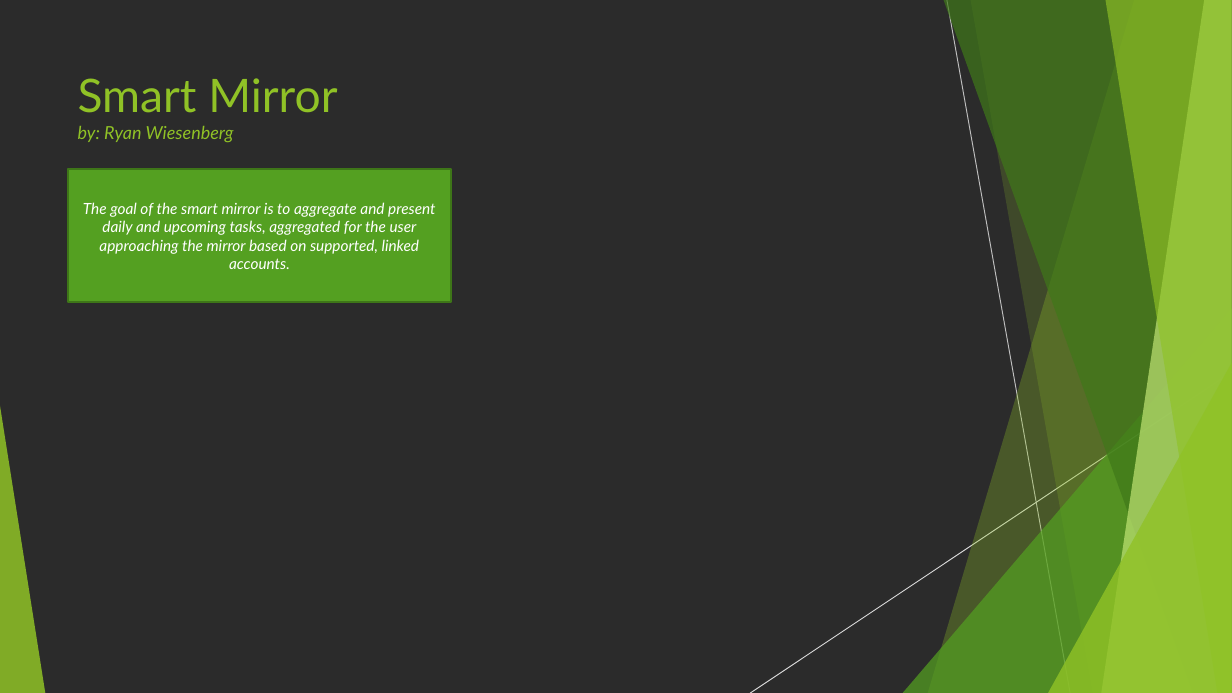
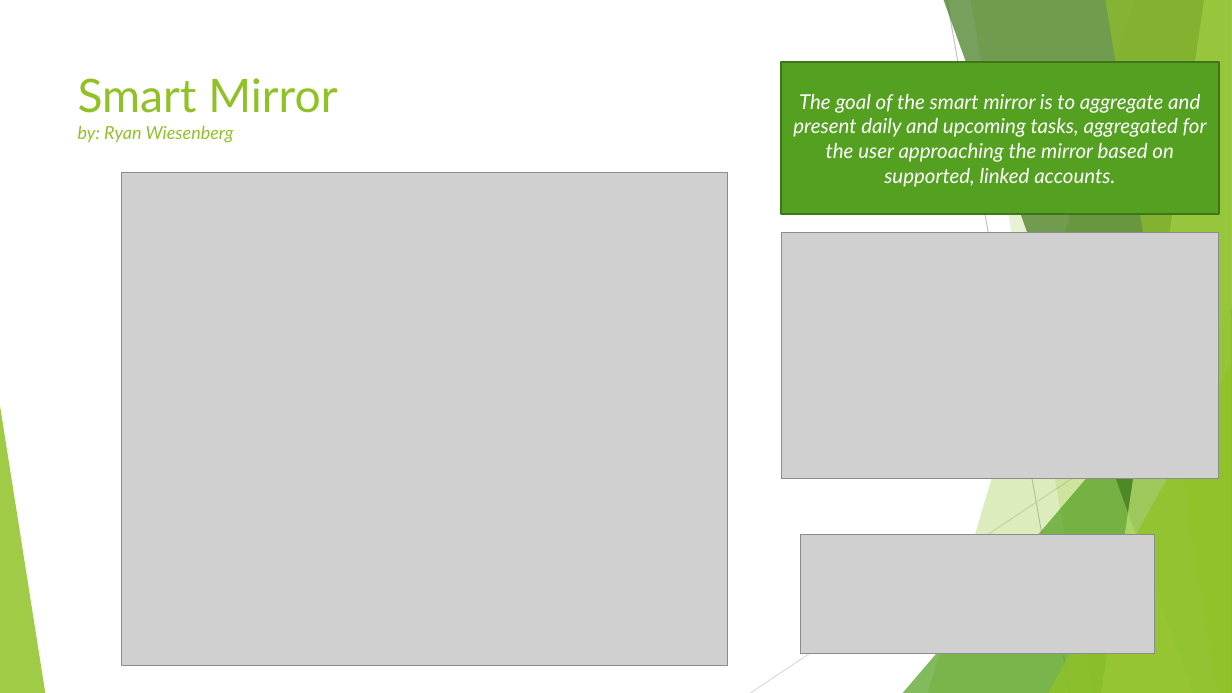
Before and after one commit to Bab-Lab/smart-mirror, a slide deck: slide 1 of FinalPresentation.pptx. Drawn at 1232x693 pixels with LibreOffice and Linux fonts; fonts in the diff are those of the drawing; grey boxes stand for pictures; background and template pictures are left out; a plain dark background stands for a picture behind light text. Boxes give left, top, right and bottom in pixels: in the first picture for what was removed or moved away, otherwise in the second. Text is boxed around its words. In the diff, an @@ line names an element or a change of style, - is before the commit and + after.

```diff
--- a/FinalPresentation.pptx
+++ b/FinalPresentation.pptx
@@ background picture (left out) to #FFFFFF @@
@@ rectangle "The goal of the smart ..." resized from (x1=68, y1=169, x2=451, y2=302) to (x1=782, y1=62, x2=1219, y2=214) @@
@@ rectangle "The goal of the smart ..." at (x1=782, y1=62, x2=1219, y2=214): size 12 to 16 pt @@
@@ picture added at (x1=122, y1=172, x2=728, y2=665) @@
@@ picture added at (x1=781, y1=233, x2=1218, y2=479) @@
@@ picture added at (x1=800, y1=535, x2=1154, y2=654) @@
```
Also in this commit, not shown: 2 other files.
